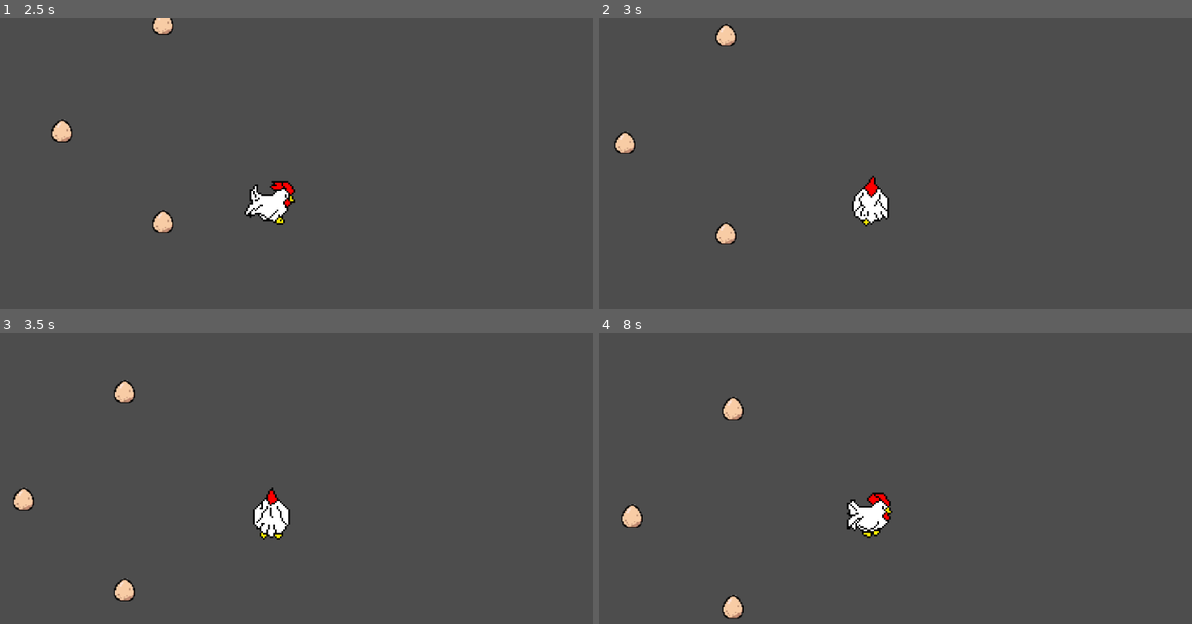
Above: before the commit, frames 1-4 (two rows, left to right).
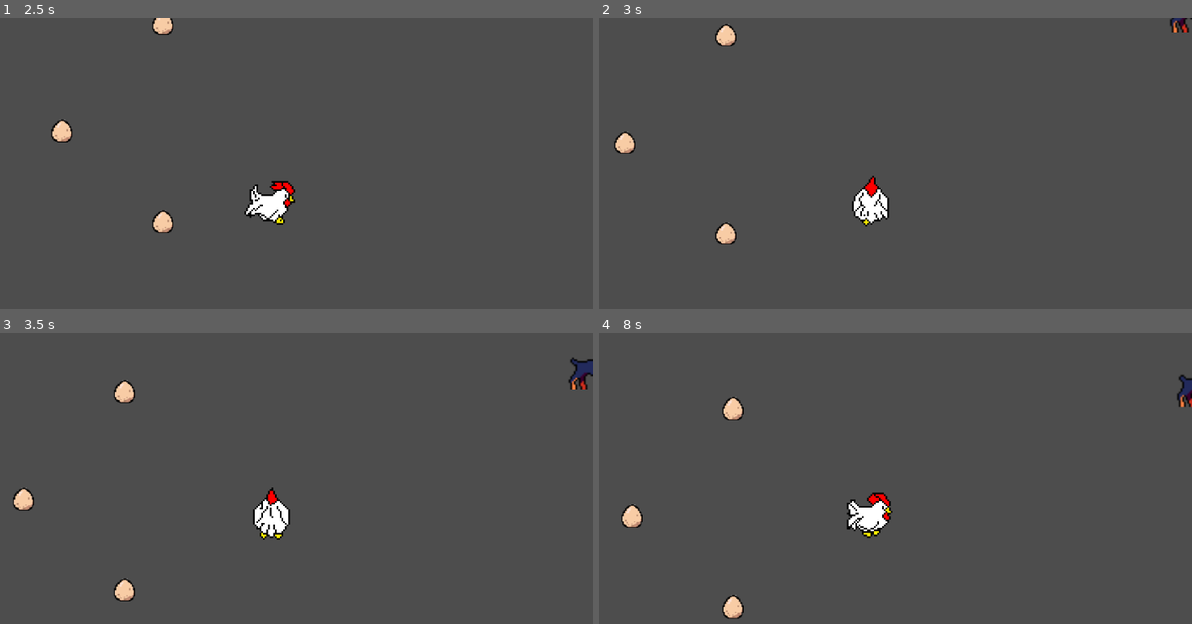
Above: after the commit, the same moments.

Repository: ayaolitoquit/Apex
Game: Godot game, scene res://scenes/game.tscn
Two runs of this game, one before a commit and one after it. Both use one fixed random seed, a clock stepped at 60 frames per second and the inputs below.
Inputs:
- Up to frame 1 (2.5 s): hold D (move_right) 0.53-1.28 s; hold S (move_down) 1.28-2.03 s; hold D (move_right) from 2.03 s (still down)
- Up to frame 2 (3 s): release D (move_right) at 2.78 s; hold W (move_up) from 2.78 s (still down)
- Up to frame 3 (3.5 s): keep holding W (move_up)
- Up to frame 4 (8 s): release W (move_up) at 3.53 s; hold A (move_left) 3.53-5.03 s; hold S (move_down) 5.03-5.78 s; hold D (move_right) 5.78-6.53 s; hold W (move_up) 6.53-7.28 s; hold D (move_right) from 7.28 s (still down)

Frame 1 is identical in both runs. In frame 2, 0.1% of the frame differs, in the area x 96-100%, y 0-5%; in frame 3, 0.3%, in the area x 95-100%, y 8-20%; in frame 4, 0.2%.

Commit message:
Dog (Idle)

Diff:
--- /dev/null
+++ b/Scripts/enemy_dog.gd
@@ -0,0 +1,20 @@
+extends CharacterBody2D
+
+var speed = 100
+var motion = Vector2.ZERO
+var player = null
+
+func _physics_process(delta):
+	motion = Vector2.ZERO
+	if player:
+		motion = position.direction_to(player.position) * speed
+	motion = move_and_slide()
+
+
+
+func _on_area_2d_body_entered(body):
+	print ("chimken detected") # Replace with function body.
+
+
+func _on_area_2d_body_exited(body):
+	print ("chimken got away") # Replace with function body.
--- /dev/null
+++ b/scenes/enemy_dog.tscn
@@ -0,0 +1,70 @@
+[gd_scene load_steps=10 format=3 uid="uid://1lg8ib5cej5p"]
+
+[ext_resource type="Texture2D" uid="uid://cdqsjp6y1l4wy" path="res://assets/DogIdle.png" id="1_1spge"]
+[ext_resource type="Script" path="res://Scripts/enemy_dog.gd" id="1_heemb"]
+
+[sub_resource type="CircleShape2D" id="CircleShape2D_r62kq"]
+radius = 14.1421
+
+[sub_resource type="CircleShape2D" id="CircleShape2D_y73y1"]
+radius = 56.5685
+
+[sub_resource type="AtlasTexture" id="AtlasTexture_vqv44"]
+atlas = ExtResource("1_1spge")
+region = Rect2(0, 0, 48, 48)
+
+[sub_resource type="AtlasTexture" id="AtlasTexture_mj2bp"]
+atlas = ExtResource("1_1spge")
+region = Rect2(48, 0, 48, 48)
+
+[sub_resource type="AtlasTexture" id="AtlasTexture_sljkd"]
+atlas = ExtResource("1_1spge")
+region = Rect2(96, 0, 48, 48)
+
+[sub_resource type="AtlasTexture" id="AtlasTexture_werv2"]
+atlas = ExtResource("1_1spge")
+region = Rect2(144, 0, 48, 48)
+
+[sub_resource type="SpriteFrames" id="SpriteFrames_up0nw"]
+animations = [{
+"frames": [{
+"duration": 1.0,
+"texture": SubResource("AtlasTexture_vqv44")
+}, {
+"duration": 1.0,
+"texture": SubResource("AtlasTexture_mj2bp")
+}, {
+"duration": 1.0,
+"texture": SubResource("AtlasTexture_sljkd")
+}, {
+"duration": 1.0,
+"texture": SubResource("AtlasTexture_werv2")
+}],
+"loop": true,
+"name": &"default",
+"speed": 5.0
+}]
+
+[node name="EnemyDog" type="CharacterBody2D"]
+position = Vector2(19, 16)
+script = ExtResource("1_heemb")
+
+[node name="CollisionShape2D" type="CollisionShape2D" parent="."]
+position = Vector2(122, 2)
+shape = SubResource("CircleShape2D_r62kq")
+
+[node name="Area2D" type="Area2D" parent="."]
+collision_mask = 2
+
+[node name="CollisionShape2D" type="CollisionShape2D" parent="Area2D"]
+position = Vector2(121, 1)
+shape = SubResource("CircleShape2D_y73y1")
+
+[node name="AnimatedSprite2D" type="AnimatedSprite2D" parent="."]
+position = Vector2(127, -10)
+sprite_frames = SubResource("SpriteFrames_up0nw")
+autoplay = "default"
+frame_progress = 0.0172866
+
+[connection signal="body_entered" from="Area2D" to="." method="_on_area_2d_body_entered"]
+[connection signal="body_exited" from="Area2D" to="." method="_on_area_2d_body_exited"]
--- a/scenes/game.tscn
+++ b/scenes/game.tscn
@@ -1,7 +1,8 @@
-[gd_scene load_steps=3 format=3 uid="uid://bf0x78ltimipf"]
+[gd_scene load_steps=4 format=3 uid="uid://bf0x78ltimipf"]
 
 [ext_resource type="PackedScene" uid="uid://dghqpekn15ynf" path="res://scenes/player.tscn" id="1_jbukl"]
 [ext_resource type="PackedScene" uid="uid://61vt28okcxpq" path="res://scenes/Egg.tscn" id="2_qys3q"]
+[ext_resource type="PackedScene" uid="uid://1lg8ib5cej5p" path="res://scenes/enemy_dog.tscn" id="3_inp1i"]
 
 [node name="Game" type="Node2D"]
 position = Vector2(195, 134)
@@ -19,3 +20,6 @@
 
 [node name="Egg4" parent="." instance=ExtResource("2_qys3q")]
 position = Vector2(-1, -63)
+
+[node name="EnemyDog" parent="." instance=ExtResource("3_inp1i")]
+position = Vector2(156, -78)
Binary file added: assets/DogAttack.png
Not shown, added: assets/DogAttack.png.import
Binary file added: assets/DogIdle.png
Not shown, added: assets/DogIdle.png.import
Binary file added: assets/DogWalk.png
Not shown, added: assets/DogWalk.png.import
